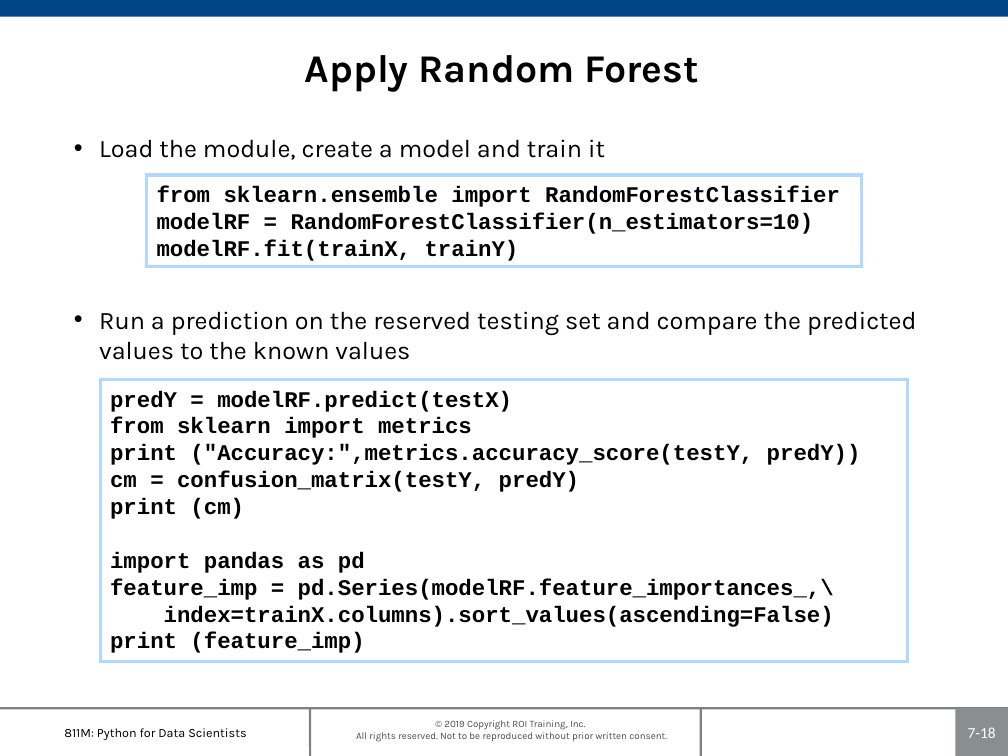
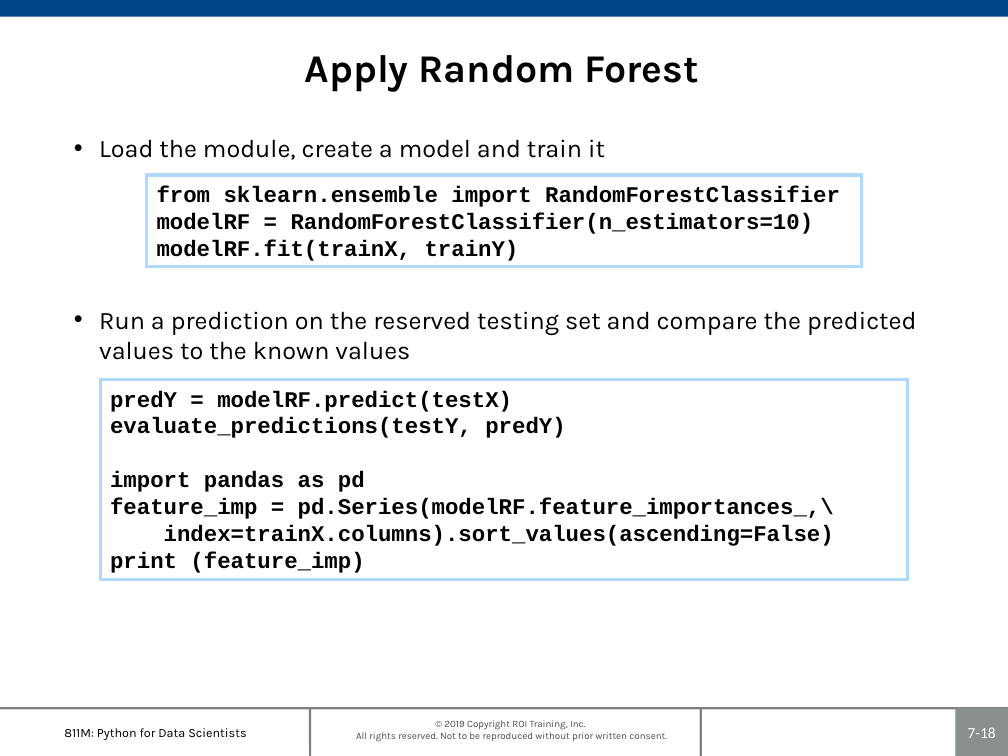
Before and after one commit to roitraining/PythonProgram, a slide deck: slide 18 of Day7-ClassificationAnalysis/Ch07-ClassificationModels.pptx. Drawn at 1008x756 pixels with LibreOffice and Linux fonts; fonts in the diff are those of the drawing; background and template pictures are left out. Boxes give left, top, right and bottom in pixels: in the first picture for what was removed or moved away, otherwise in the second. Text is boxed around its words. In the diff, an @@ line names an element or a change of style, - is before the commit and + after.

```diff
--- a/Day7-ClassificationAnalysis/Ch07-ClassificationModels.pptx
+++ b/Day7-ClassificationAnalysis/Ch07-ClassificationModels.pptx
@@ rectangle "predY = modelRF.predict(testX)": place and size @@
-rectangle "predY = modelRF.predict(testX)" at bbox=[100, 380, 907, 661]
+rectangle "predY = modelRF.predict(testX)" at bbox=[100, 380, 907, 581]
@@ text in rectangle at bbox=[110, 417, 565, 438]: text changed @@
-from sklearn import metrics
-print ("Accuracy:",metrics.accuracy_score(testY, predY))
-cm = confusion_matrix(testY, predY)
-print (cm)
+evaluate_predictions(testY, predY)
```
Also in this commit, not shown: 6 other slides changed.
